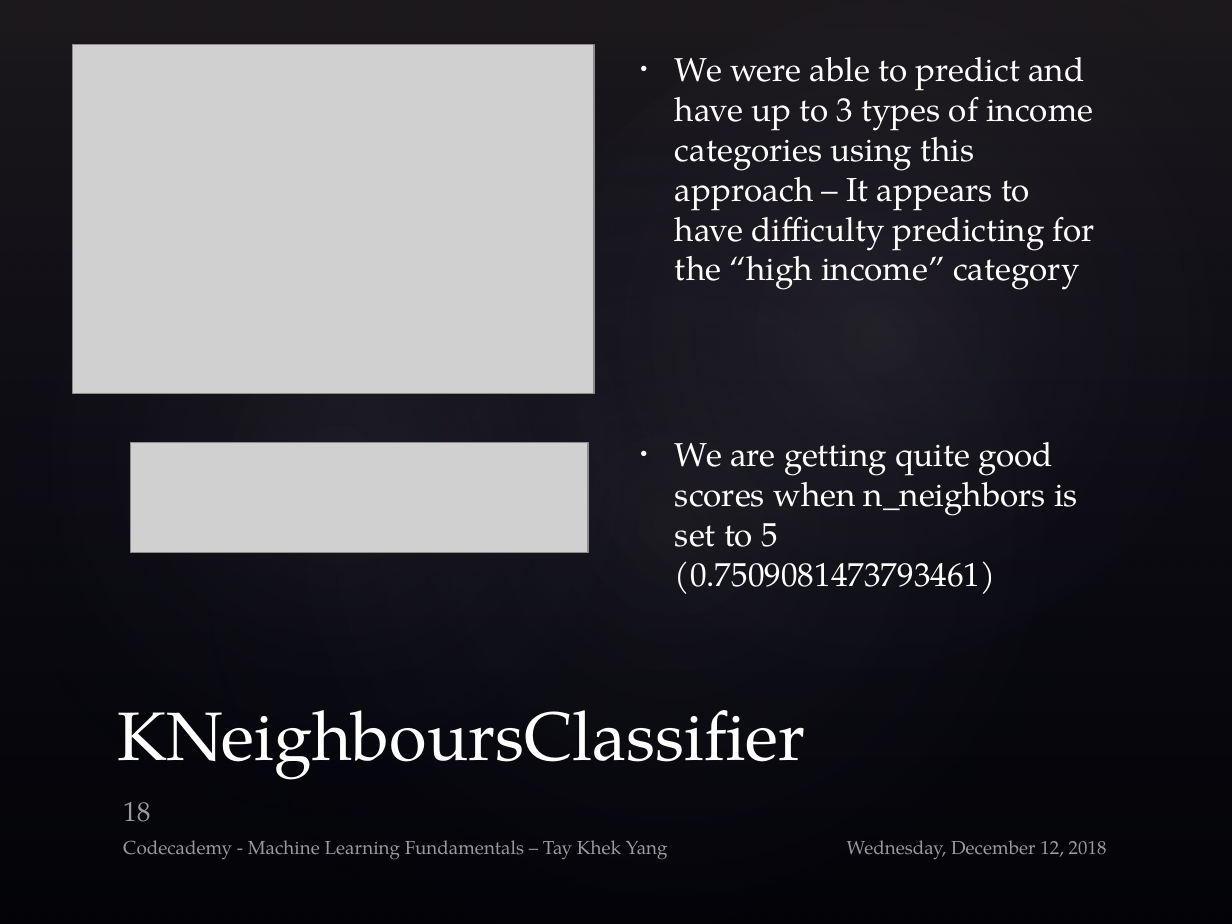
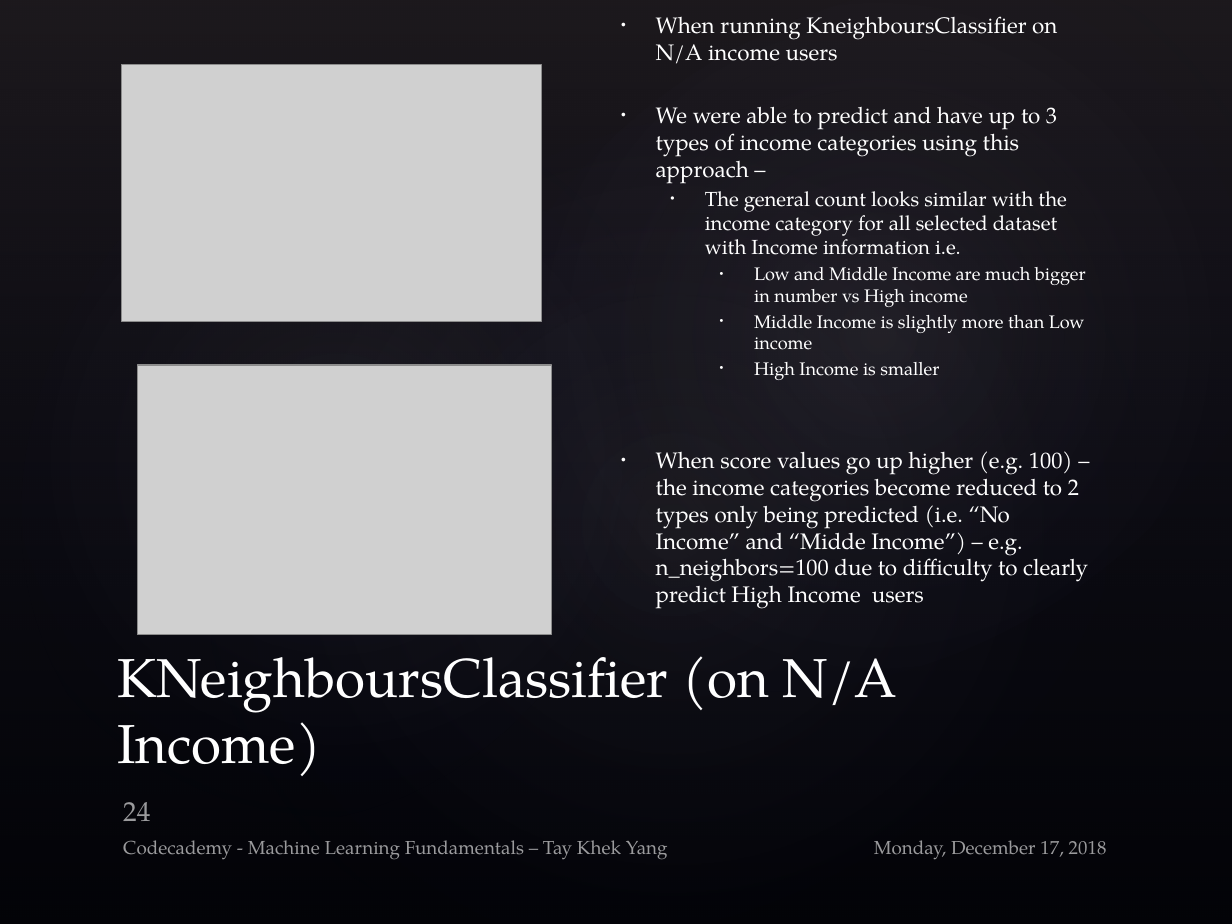
Before and after one commit to rivacordex/date-a-scientist, a slide deck: slide 24 of MachineLearning_Submit/ML_Khek_V1.pptx (slide 18 before the commit). Drawn at 1232x924 pixels with LibreOffice and Linux fonts; fonts in the diff are those of the drawing; grey boxes stand for pictures; background and template pictures are left out. Boxes give left, top, right and bottom in pixels: in the first picture for what was removed or moved away, otherwise in the second. Text is boxed around its words. In the diff, an @@ line names an element or a change of style, - is before the commit and + after.

```diff
--- a/MachineLearning_Submit/ML_Khek_V1.pptx
+++ b/MachineLearning_Submit/ML_Khek_V1.pptx
@@ text at box(656, 37, 1088, 609): text changed; size 19.4 to 13.1 pt @@
-• We were able to predict and have up to 3 types of income categories using this approach – It appears to have difficulty predicting for the “high income” category
-• We are getting quite good scores when n_neighbors is set to 5 (0.7509081473793461)
+• When running KneighboursClassifier on N/A income users
+• We were able to predict and have up to 3 types of income categories using this approach –
+  • The general count looks similar with the income category for all selected dataset with Income information i.e.
+    • Low and Middle Income are much bigger in number vs High income
+    • Middle Income is slightly more than Low income
+    • High Income is smaller
+• When score values go up higher (e.g. 100) – the income categories become reduced to 2 types only being predicted (i.e. “No Income” and “Midde Income”) – e.g. n_neighbors=100 due to difficulty to clearly predict High Income users
@@ picture: place and size @@
-picture at box(73, 44, 594, 393)
+picture at box(121, 64, 541, 322)
@@ picture added at box(137, 365, 551, 634) @@
@@ picture removed at box(131, 442, 588, 552) @@
@@ title at box(117, 656, 898, 776): text changed; size 40 to 32 pt @@
-KNeighboursClassifier
+KNeighboursClassifier (on N/A Income)
@@ page number at box(123, 802, 150, 821): text changed @@
-18
+24
@@ text at box(874, 840, 1107, 859): text changed @@
-Wednesday, December 12, 2018
+Monday, December 17, 2018
```
Also in this commit, not shown: 24 other slides changed, 7 slides added, 1 other file.
